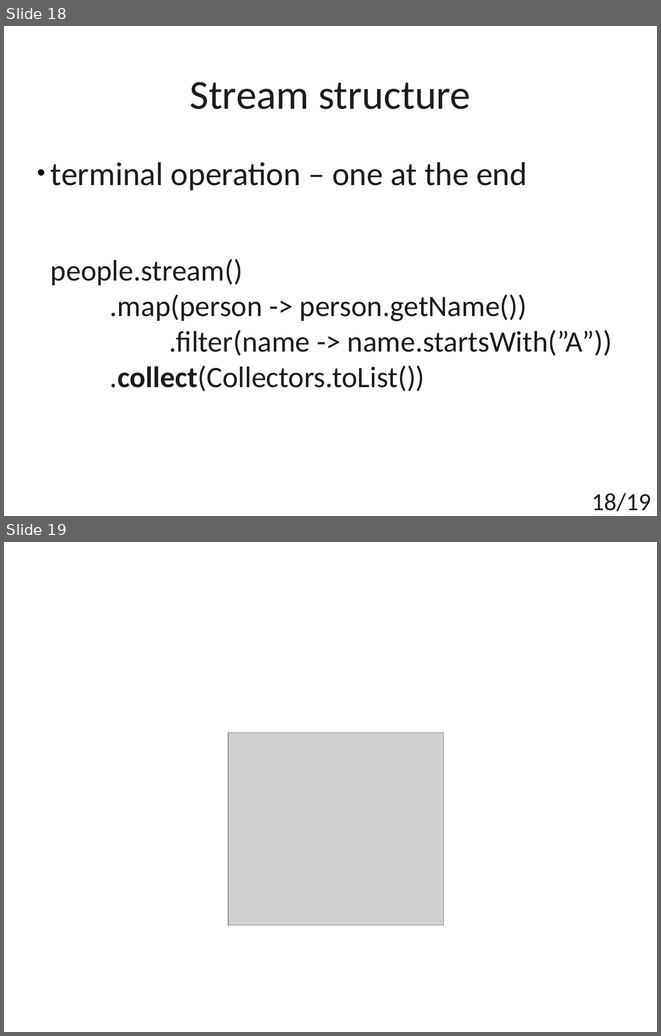
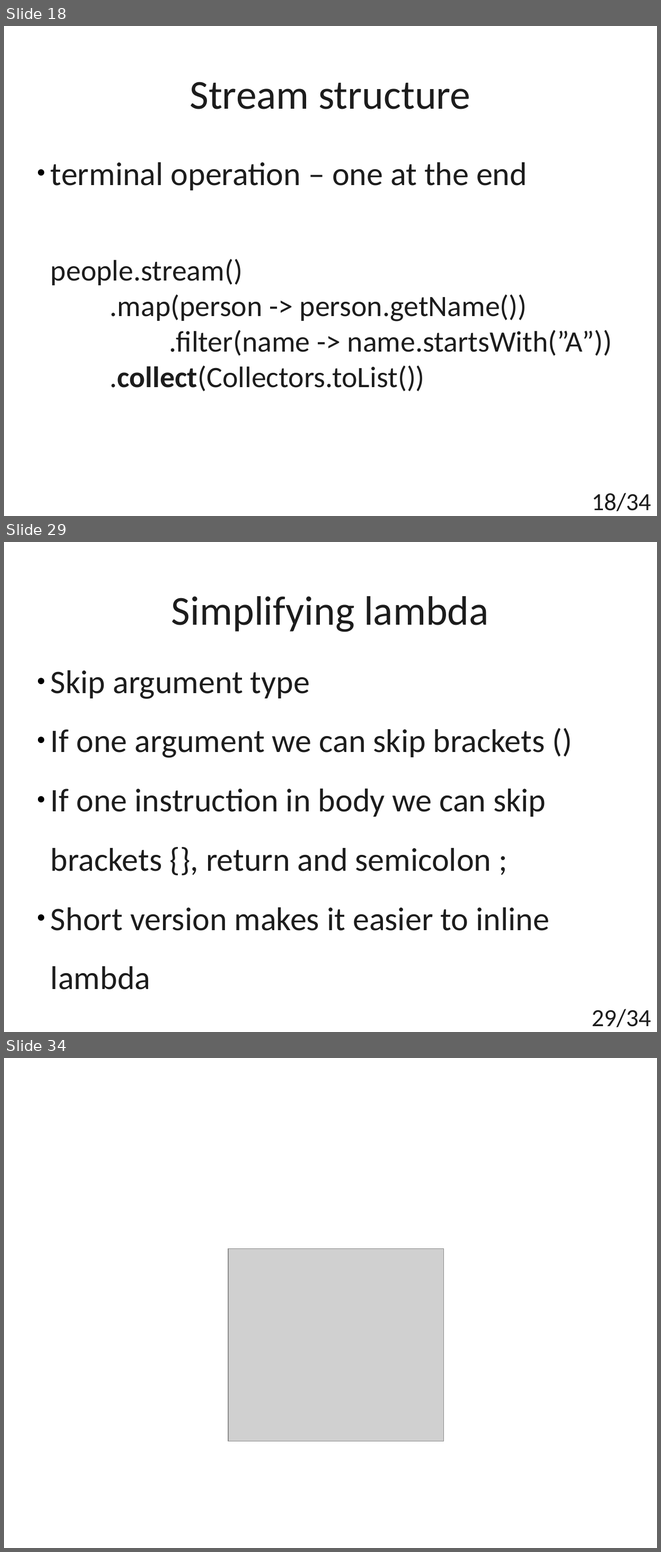
Before and after one commit to t4upl/java-streams-workshop, a slide deck: src/main/resources/editables/presentation.odp. Shown one above the other, each under a label of ours: slides 18 and 19 before the commit, slides 18, 29 and 34 after it; the slides between them are not shown. The pictures are 661x1036 and 661x1552 pixels, drawn with LibreOffice and Linux fonts; fonts in the diff are those of the drawing; grey boxes stand for pictures. Boxes give left, top, right and bottom in pixels: in the first picture for what was removed or moved away, otherwise in the second. Text is boxed around its words. In the diff, an @@ line names an element or a change of style, - is before the commit and + after.

```diff
--- a/src/main/resources/editables/presentation.odp
+++ b/src/main/resources/editables/presentation.odp
@@ slide 29 added at (4,542,657,1032), background #FFFFFF @@
@@ title added at (171,596,489,632), 50 pt, text #1C1C1C @@
+Simplifying lambda
@@ subtitle added at (51,670,550,989), 40 pt, text #1C1C1C @@
+● Skip argument type
+● If one argument we can skip brackets ()
+● If one instruction in body we can skip brackets {}, return and semicolon ;
+● Short version makes it easier to inline lambda
@@ page number added at (592,1008,651,1027), 30 pt, text #1C1C1C @@
+29/34
@@ page number at (592,492,651,511): text changed @@
-18/19
+18/34
@@ what was slide 19 is now slide 34 @@
```
Also in this commit, not shown: 1 slide changed, 14 other slides added, 3 other files.
